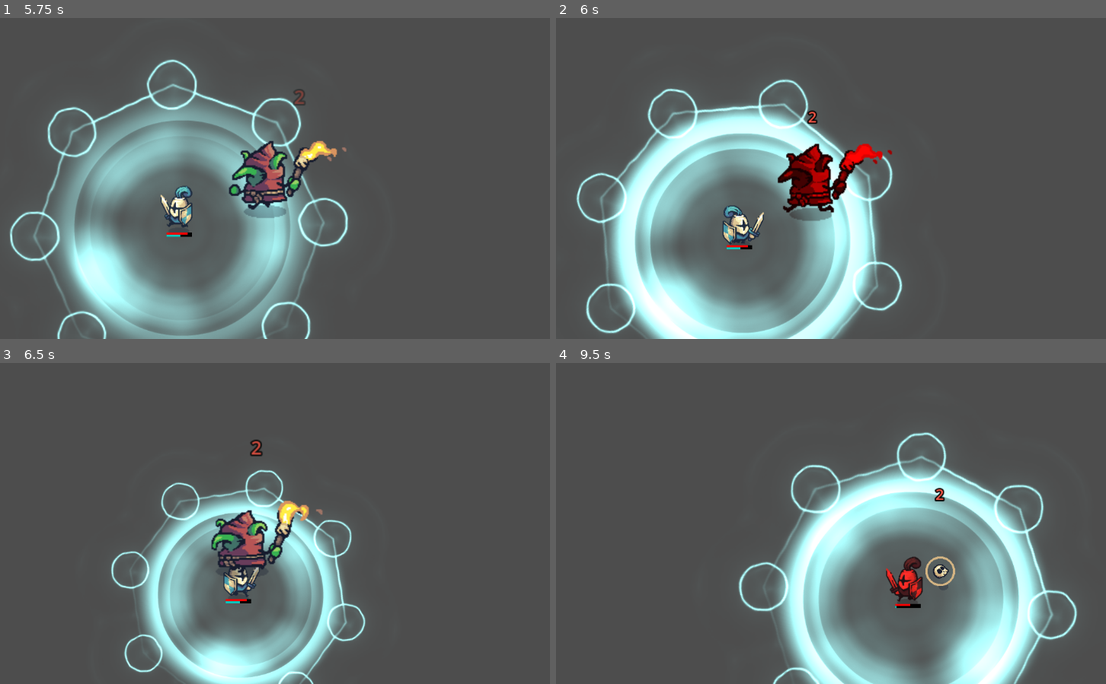
Above: before the commit, frames 1-4 (two rows, left to right).
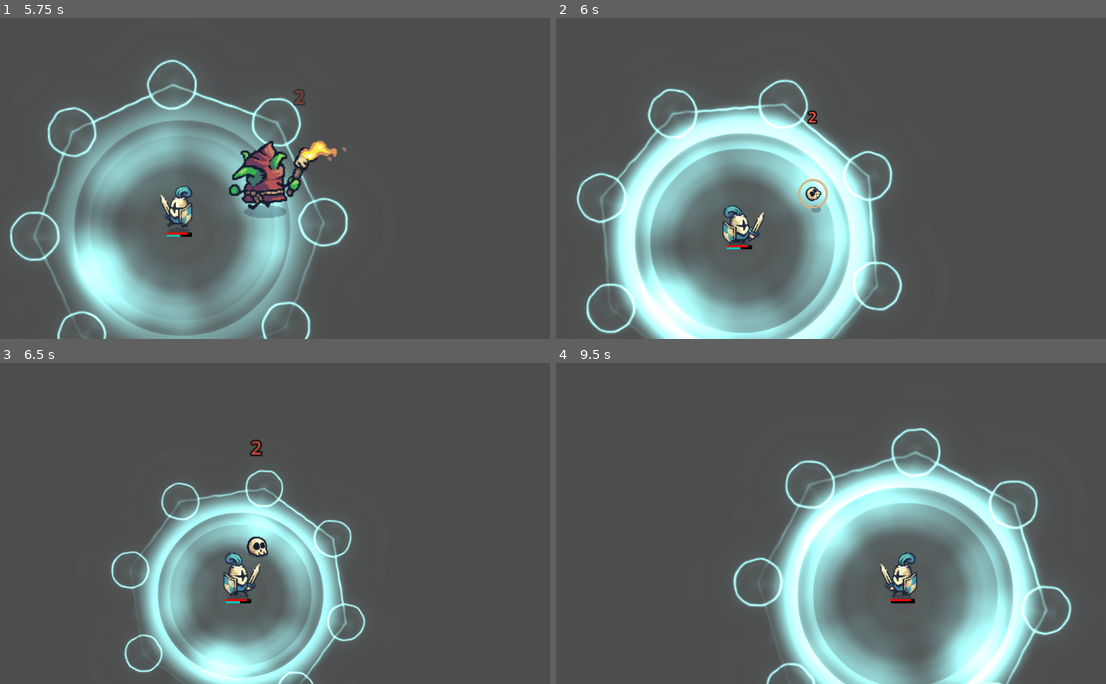
Above: after the commit, the same moments.

Repository: GracilianoOG/godot-dio-tiny-swords
Game: Godot game, scene res://test_scenes/test_player.tscn
The game is run twice, just before and just after one commit, with the same random seed, the same clock (stepped at 60 frames per second) and the same inputs. This scene is started directly instead of the project's main scene.
Inputs (mouse positions are in pixels of both pictures, inside the frame that each line leads up to):
- Up to frame 1 (5.75 s): move the mouse to (401, 149) at 0.52 s; hold D (move_right) 0.53-1.28 s; click (401, 149) at 0.6 s; move the mouse to (148, 184) at 1.27 s; hold S (move_down) 1.28-2.03 s; tap F (special) at 1.35, 2.85, 4.35 s; move the mouse to (330, 91) at 2.02 s; hold D (move_right) 2.03-2.78 s; click (330, 91) at 2.1 s; move the mouse to (236, 236) at 2.77 s; hold W (move_up) 2.78-3.53 s; move the mouse to (451, 220) at 3.52 s; hold A (move_left) 3.53-5.03 s; click (451, 220) at 3.6 s; move the mouse to (88, 117) at 4.27 s; move the mouse to (297, 168) at 5.02 s; hold S (move_down) from 5.03 s (still down); click (297, 168) at 5.1 s
- Up to frame 2 (6 s): move the mouse to (732, 82) at 5.77 s; release S (move_down) at 5.78 s; hold D (move_right) from 5.78 s (still down); tap F (special) at 5.85 s
- Up to frame 3 (6.5 s): keep holding D (move_right)
- Up to frame 4 (9.5 s): move the mouse to (957, 494) at 6.52 s; release D (move_right) at 6.53 s; hold W (move_up) 6.53-7.28 s; click (957, 494) at 6.6 s; move the mouse to (704, 529) at 7.27 s; hold D (move_right) 7.28-8.03 s; tap F (special) at 7.35, 8.85 s; move the mouse to (886, 436) at 8.02 s; hold S (move_down) 8.03-8.78 s; click (886, 436) at 8.1 s; move the mouse to (792, 581) at 8.77 s; hold A (move_left) from 8.78 s (still down)

Frame 1 is identical in both runs. In frame 2, 2.3% of the frame differs, in the area x 40-62%, y 39-64%; in frame 3, 2.1%; in frame 4, 14%, in the area x 32-95%, y 20-100%.

Commit message:
Decrease goblin hp by 10

Diff:
--- a/enemies/goblin.tscn
+++ b/enemies/goblin.tscn
@@ -64,7 +64,6 @@
 scale = Vector2(2, 2)
 motion_mode = 1
 script = ExtResource("1_n8cid")
-health = 12
 death_prefab = ExtResource("2_8xm6f")
 damage_caused = 8
 drop_chance = 0.05
